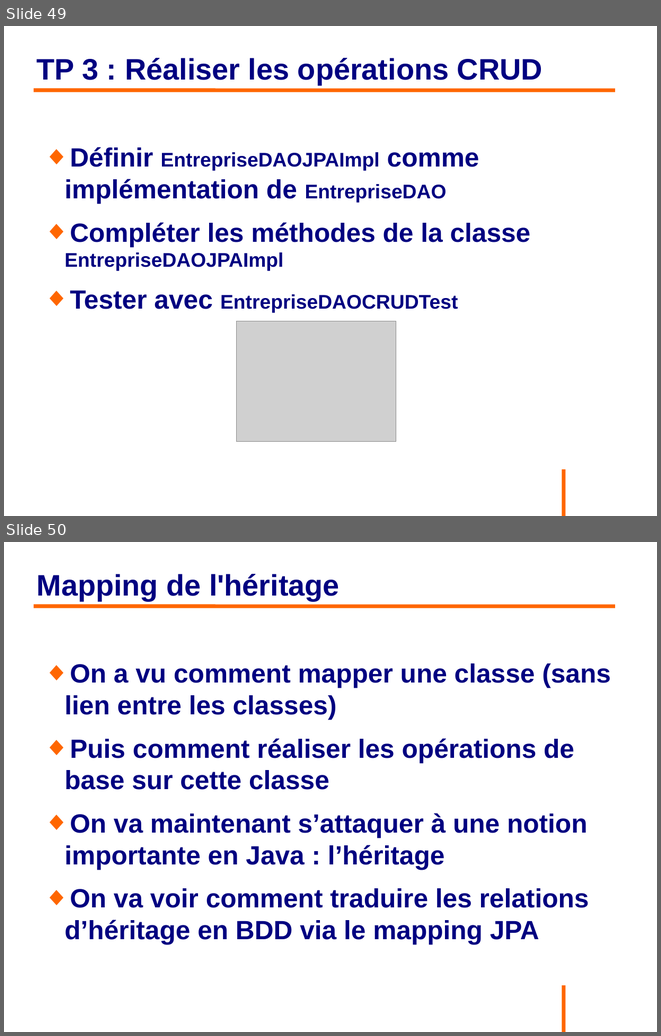
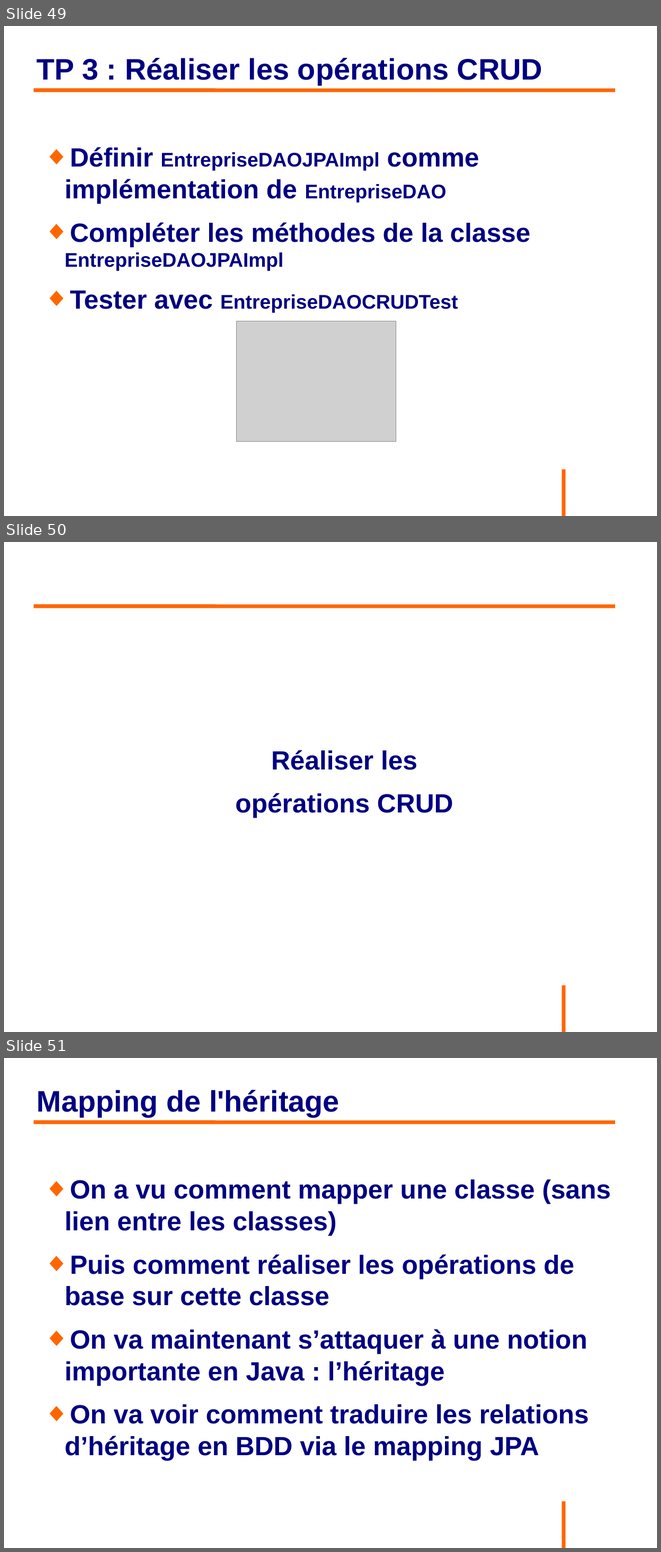
Before and after one commit to philphils/formation-hibernate-basique, a slide deck: Documentation/diapo_formation_hibernate.odp. Shown one above the other, each under a label of ours: slides 49 and 50 before the commit, slides 49, 50 and 51 after it. The pictures are 661x1036 and 661x1552 pixels, drawn with LibreOffice and Linux fonts; fonts in the diff are those of the drawing; grey boxes stand for pictures; background and template pictures are left out. Boxes give left, top, right and bottom in pixels: in the first picture for what was removed or moved away, otherwise in the second. Text is boxed around its words. In the diff, an @@ line names an element or a change of style, - is before the commit and + after.

```diff
--- a/Documentation/diapo_formation_hibernate.odp
+++ b/Documentation/diapo_formation_hibernate.odp
@@ slide 50 added at [4, 542, 657, 1032], background #FFFFFF; not listed: 1 template element that a slide beside it also shows @@
@@ line added from (34, 606) to (616, 606), #FF6600 4.54 pt @@
@@ text added at [235, 750, 453, 818], 32 pt, text #000080, bold @@
+Réaliser les
+opérations CRUD
@@ what was slide 50 is now slide 51 @@
```
Also in this commit, not shown: 11 slides changed.
